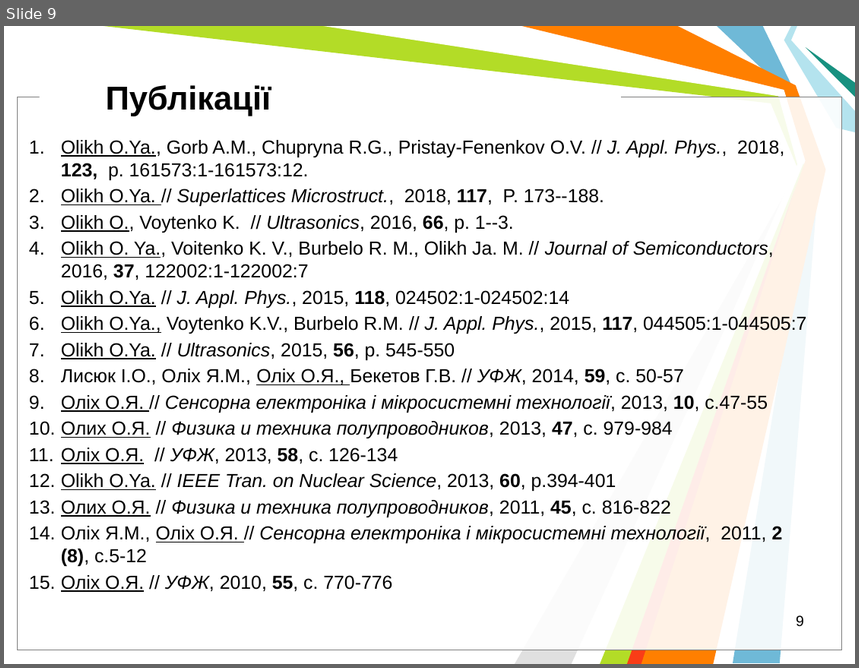
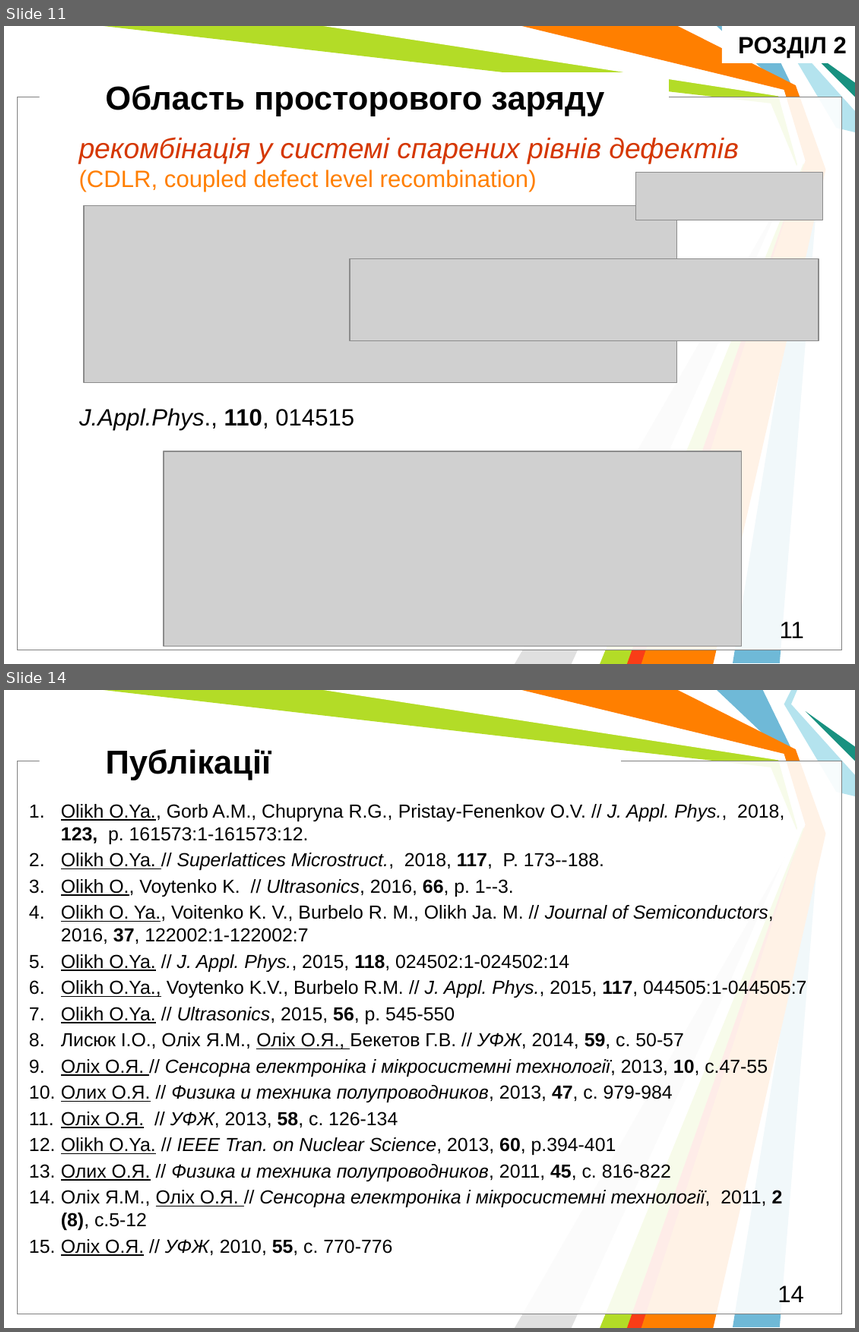
Before and after one commit to l432/Disser, a slide deck: Help/Dopovid/Olikh.ppt. Shown one above the other, each under a label of ours: slide 9 before the commit, slides 11 and 14 after it; the slides between them are not shown. The pictures are 859x668 and 859x1332 pixels, drawn with LibreOffice and Linux fonts; fonts in the diff are those of the drawing; grey boxes stand for pictures; background and template pictures are left out. Boxes give left, top, right and bottom in pixels: in the first picture for what was removed or moved away, otherwise in the second. Text is boxed around its words. In the diff, an @@ line names an element or a change of style, - is before the commit and + after.

```diff
--- a/Help/Dopovid/Olikh.ppt
+++ b/Help/Dopovid/Olikh.ppt
@@ slide 11 added at (4, 26, 855, 664), background #FFFFFF; not listed: 11 template elements that a slide beside it also shows @@
@@ rectangle added at (722, 26, 855, 63), fill #FFFFFF, 20 pt, text #000000, bold @@
+РОЗДІЛ 2
@@ text added at (105, 85, 604, 116), 28 pt, text #000000, bold @@
+Область просторового заряду
@@ text added at (79, 137, 738, 192), 24 pt, text #D53700, italic @@
+рекомбiнацiя у системi спарених рiвнiв дефектiв (CDLR, coupled defect level recombination)
@@ picture added at (636, 173, 823, 220) @@
@@ picture added at (84, 205, 677, 382) @@
@@ picture added at (350, 259, 819, 341) @@
@@ text added at (79, 408, 354, 431), 20 pt, text #000000 @@
+J.Appl.Phys., 110, 014515
@@ picture added at (164, 452, 742, 646) @@
@@ page number added at (780, 622, 804, 639), 20 pt, text #000000 @@
+11
@@ what was slide 9 is now slide 14 @@
@@ page number at (778, 1286, 804, 1303): text changed; size 12.5 to 20 pt @@
-9
+14
```
Also in this commit, not shown: 11 slides changed, 5 other slides added, 1 slide removed, 12 other files.
